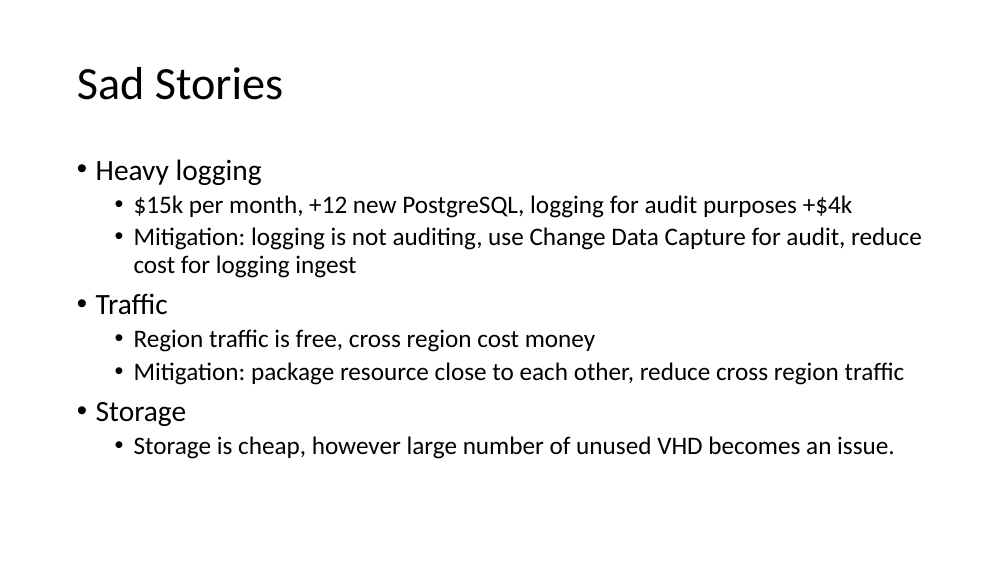
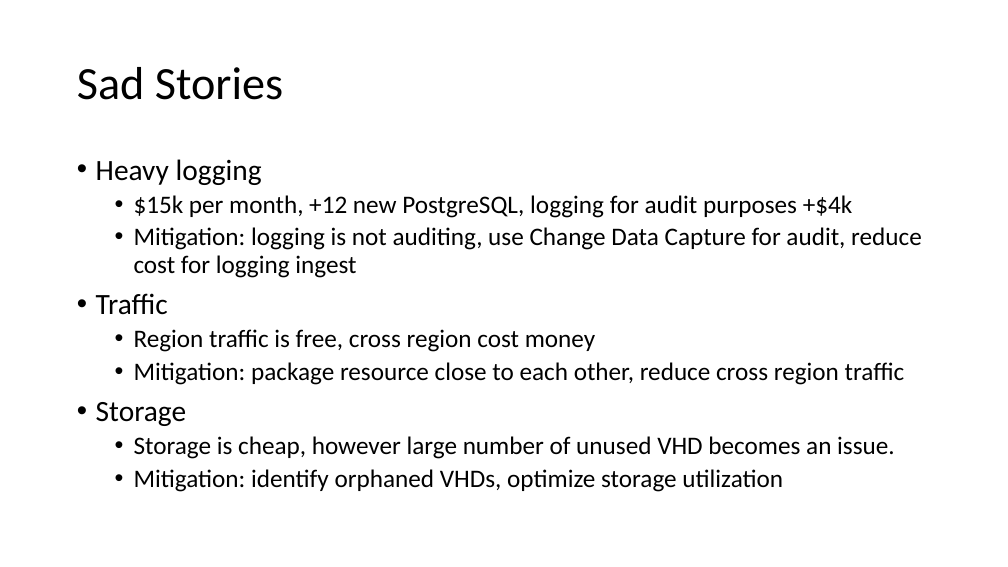
Before and after one commit to peterperov/MSFTCSA, a slide deck: slide 5 of 104-FinOps/Azure FinOps - Introduction.pptx (slide 4 before the commit). Drawn at 1008x567 pixels with LibreOffice and Linux fonts; fonts in the diff are those of the drawing. Boxes give left, top, right and bottom in pixels: in the first picture for what was removed or moved away, otherwise in the second. Text is boxed around its words. In the diff, an @@ line names an element or a change of style, - is before the commit and + after.

```diff
--- a/104-FinOps/Azure FinOps - Introduction.pptx
+++ b/104-FinOps/Azure FinOps - Introduction.pptx
@@ text at [134,469,783,492]: paragraph added @@
+  • Mitigation: identify orphaned VHDs, optimize storage utilization
```
Also in this commit, not shown: 10 other slides changed, 15 slides added.
